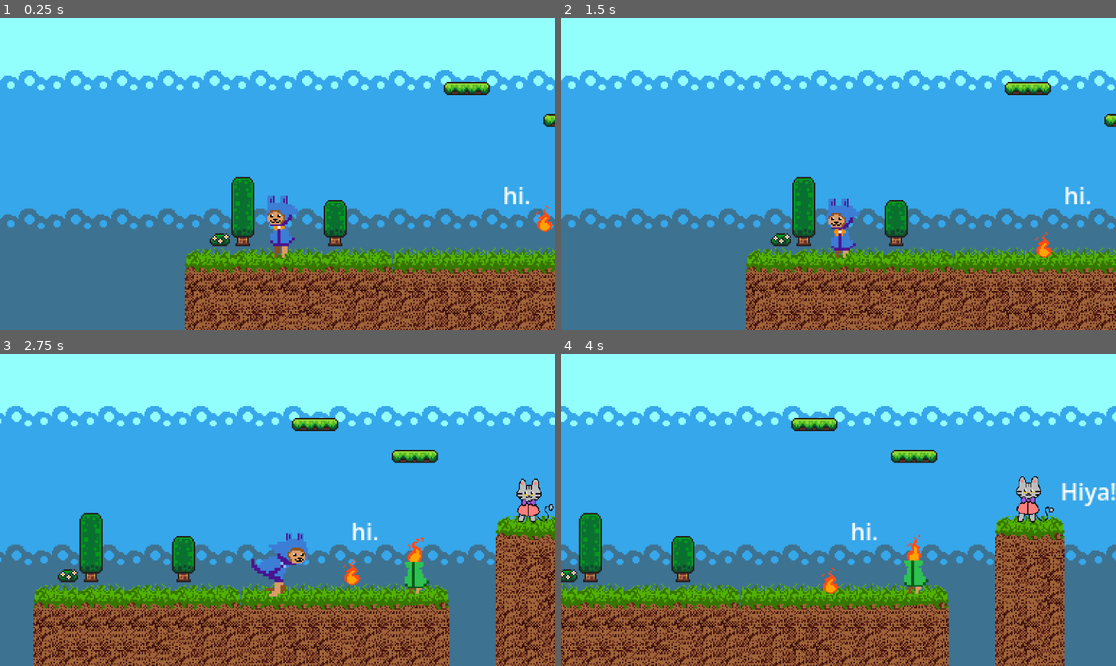
Above: before the commit, frames 1-4 (two rows, left to right).
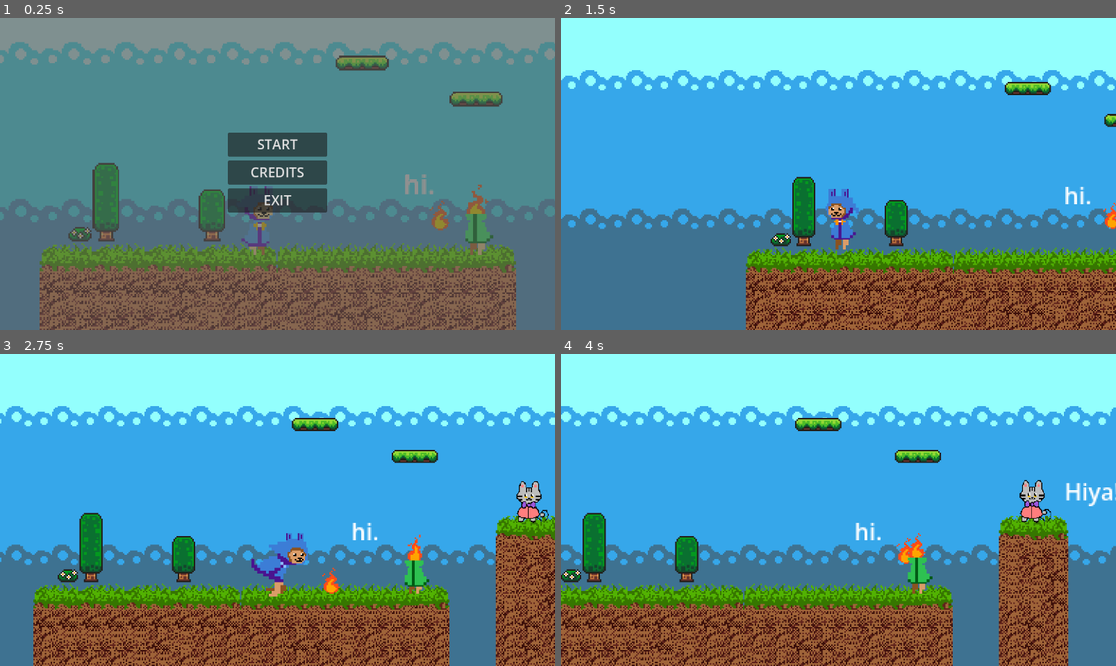
Above: after the commit, the same moments.

Repository: JamLynDul/build-for-the-unseen
Game: Godot game, scene res://scenes/main_menu.tscn
Two runs of this game, one before a commit and one after it. Both use one fixed random seed, a clock stepped at 60 frames per second and the inputs below. Before the commit the project starts from res://scenes/game.tscn.
Inputs (mouse positions are in pixels of both pictures, inside the frame that each line leads up to):
- Up to frame 1 (0.25 s): no input
- Up to frame 2 (1.5 s): click (838, 174) at 0.5 s, where only the run after the commit has a clickable "CREDITS"; click (838, 145) at 1.25 s, where only the run after the commit has a clickable "START"
- Up to frame 3 (2.75 s): tap Enter (ui_accept) at 2, 2.27 s; hold Right (ui_right) from 2.03 s (still down)
- Up to frame 4 (4 s): tap Enter (ui_accept) at 3.02 s; release Right (ui_right) at 3.53 s; hold Left (ui_left) from 3.53 s (still down)

The runs differ from the first frame. In frame 1, 91% of the frame differs, in the area x 0-100%, y 0-100%; in frame 2, 1.0%; in frame 3, 0.8%; in frame 4, 21%.

Commit message:
Start menu
Added a start menu.
Currently, only the "Start" button works.

Diff:
--- a/project.godot
+++ b/project.godot
@@ -11,7 +11,7 @@
 [application]
 
 config/name="build_for_the_unseen"
-run/main_scene="uid://blyrasaosydvv"
+run/main_scene="uid://t3kikmgtm33p"
 config/features=PackedStringArray("4.6", "Forward Plus")
 config/icon="res://icon.svg"
 
--- /dev/null
+++ b/scenes/main_menu.tscn
@@ -0,0 +1,64 @@
+[gd_scene format=3 uid="uid://t3kikmgtm33p"]
+
+[ext_resource type="Script" uid="uid://dmq3b2fjkwaor" path="res://scripts/main_menu.gd" id="1_ekxnf"]
+[ext_resource type="Texture2D" uid="uid://cknvkhfdvhmyj" path="res://assets/pictures/Screenshot 2026-02-19 154318.png" id="1_l6cm7"]
+
+[sub_resource type="StyleBoxTexture" id="StyleBoxTexture_vue75"]
+texture = ExtResource("1_l6cm7")
+modulate_color = Color(1.4369954, 1.4369954, 1.4369954, 0.3764706)
+
+[node name="Main Menu" type="Control" unique_id=1187904553]
+layout_mode = 3
+anchors_preset = 15
+anchor_right = 1.0
+anchor_bottom = 1.0
+grow_horizontal = 2
+grow_vertical = 2
+script = ExtResource("1_ekxnf")
+
+[node name="Panel" type="Panel" parent="." unique_id=1775289311]
+layout_mode = 1
+anchors_preset = 15
+anchor_right = 1.0
+anchor_bottom = 1.0
+grow_horizontal = 2
+grow_vertical = 2
+theme_override_styles/panel = SubResource("StyleBoxTexture_vue75")
+
+[node name="VBoxContainer" type="VBoxContainer" parent="." unique_id=37492471]
+layout_mode = 1
+anchors_preset = 8
+anchor_left = 0.5
+anchor_top = 0.5
+anchor_right = 0.5
+anchor_bottom = 0.5
+offset_left = -103.0
+offset_top = -86.0
+offset_right = 103.0
+offset_bottom = 86.0
+grow_horizontal = 2
+grow_vertical = 2
+theme_override_constants/separation = 8
+
+[node name="Start" type="Button" parent="VBoxContainer" unique_id=298108601]
+clip_contents = true
+custom_minimum_size = Vector2(200, 50)
+layout_mode = 2
+theme_override_font_sizes/font_size = 28
+text = "START"
+
+[node name="Credits" type="Button" parent="VBoxContainer" unique_id=1390123310]
+clip_contents = true
+custom_minimum_size = Vector2(200, 50)
+layout_mode = 2
+theme_override_font_sizes/font_size = 28
+text = "CREDITS"
+
+[node name="Exit" type="Button" parent="VBoxContainer" unique_id=2133227408]
+clip_contents = true
+custom_minimum_size = Vector2(200, 50)
+layout_mode = 2
+theme_override_font_sizes/font_size = 28
+text = "EXIT"
+
+[connection signal="pressed" from="VBoxContainer/Start" to="." method="_on_start_pressed"]
--- /dev/null
+++ b/scripts/main_menu.gd
@@ -0,0 +1,16 @@
+extends Control
+
+
+
+# Called when the node enters the scene tree for the first time.
+func _ready():
+	pass # Replace with function body.
+
+
+# Called every frame. 'delta' is the elapsed time since the previous frame.
+func _process(delta):
+	pass
+
+
+func _on_start_pressed():
+	get_tree().change_scene_to_file("res://scenes/game.tscn")
Binary file added: assets/pictures/Screenshot 2026-02-19 154318.png
Not shown, added: assets/pictures/Screenshot 2026-02-19 154318.png.import
Not shown, added: scripts/main_menu.gd.uid
